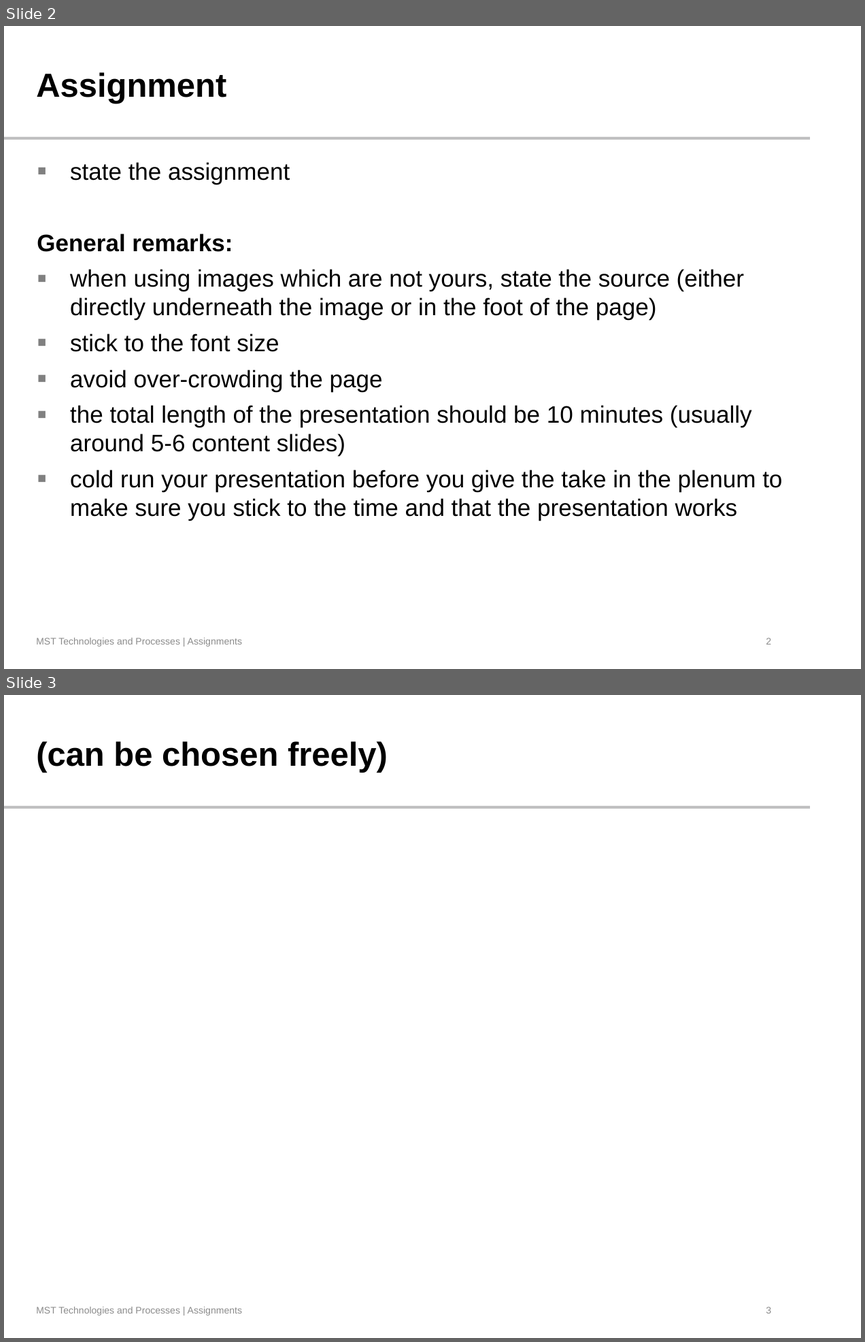
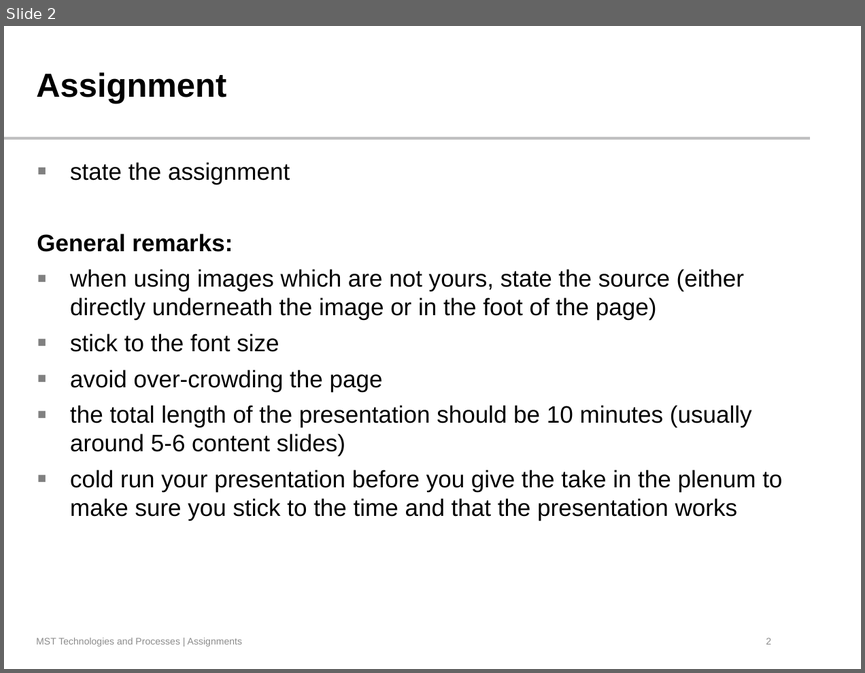
Before and after one commit to JayWiz/MST---High-Aspect-Ratio-MEMS, a slide deck: High_Aspect_Ratio_MEMS.pptx. Shown one above the other, each under a label of ours: slides 2 and 3 before the commit, slide 2 after it. The pictures are 865x1342 and 865x673 pixels, drawn with LibreOffice and Linux fonts; fonts in the diff are those of the drawing; background and template pictures are left out. Boxes give left, top, right and bottom in pixels: in the first picture for what was removed or moved away, otherwise in the second. Text is boxed around its words. In the diff, an @@ line names an element or a change of style, - is before the commit and + after.

```diff
--- a/High_Aspect_Ratio_MEMS.pptx
+++ b/High_Aspect_Ratio_MEMS.pptx
@@ slide 3 removed at <box>4,695,861,1338</box>, background #FFFFFF; not listed: 3 template elements that a slide beside it also shows @@
@@ title removed at <box>36,741,388,773</box> @@
-(can be chosen freely)
```
Also in this commit, not shown: 1 slide changed, 6 slides added, 1 other slide removed, 5 other files.
